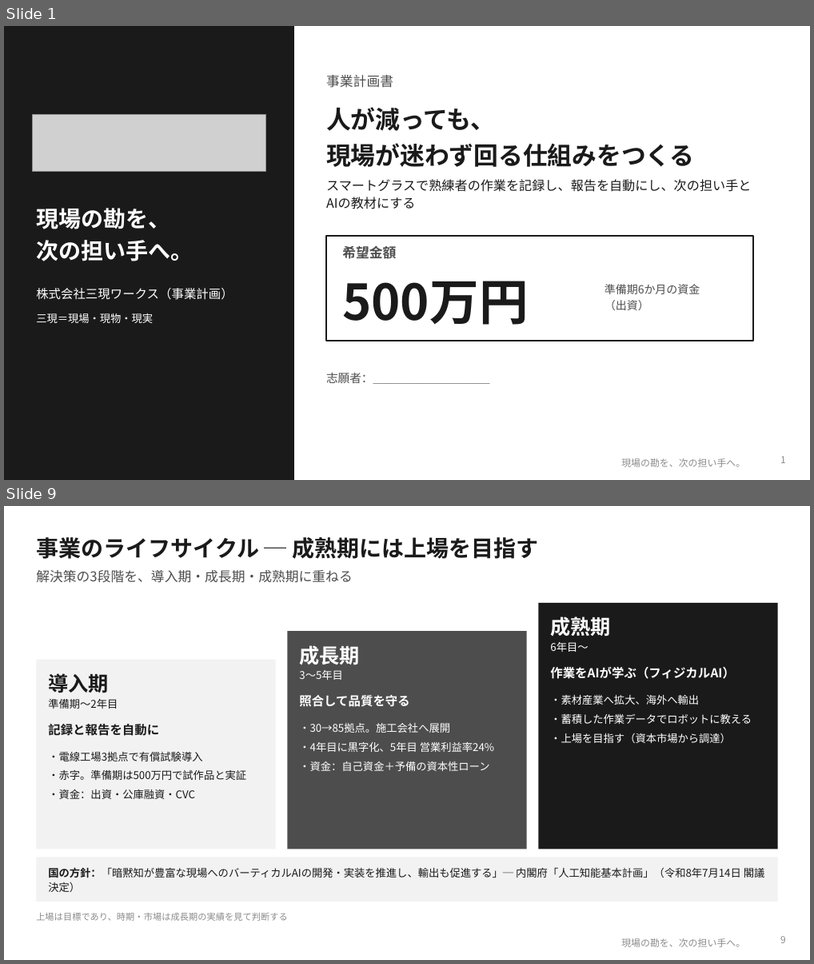
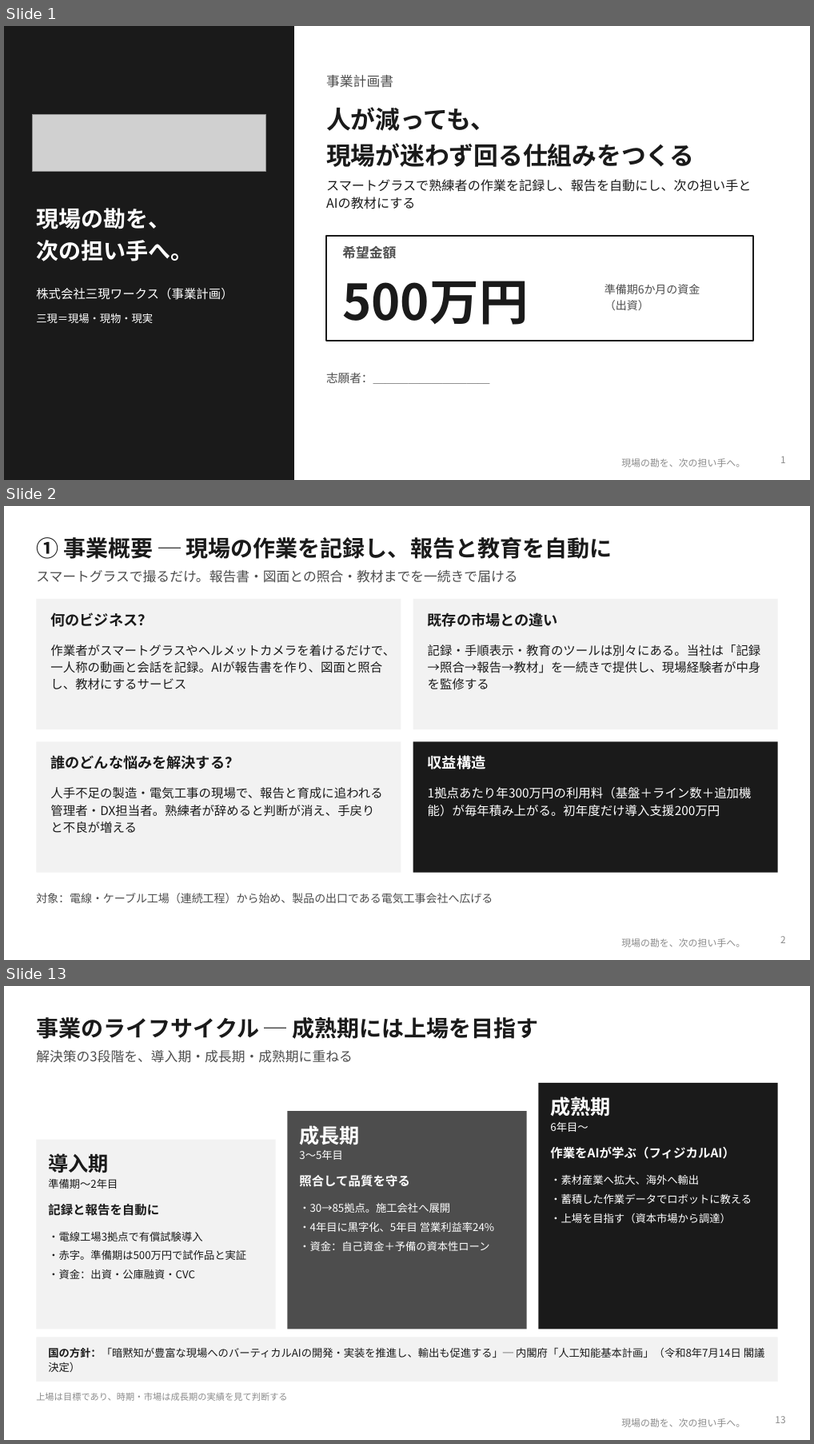
Before and after one commit to SEITOSHIKI/-ai-commute-audio-, a slide deck: deck/令和の虎_事業計画書_三現ワークス.pptx. Shown one above the other, each under a label of ours: slides 1 and 9 before the commit, slides 1, 2 and 13 after it; the slides between them are not shown. The pictures are 814x964 and 814x1444 pixels, drawn with LibreOffice and Linux fonts; fonts in the diff are those of the drawing; grey boxes stand for pictures; background and template pictures are left out. Boxes give left, top, right and bottom in pixels: in the first picture for what was removed or moved away, otherwise in the second. Text is boxed around its words. In the diff, an @@ line names an element or a change of style, - is before the commit and + after.

```diff
--- a/deck/令和の虎_事業計画書_三現ワークス.pptx
+++ b/deck/令和の虎_事業計画書_三現ワークス.pptx
@@ slide 2 added at (x1=4, y1=506, x2=810, y2=960), background #FFFFFF; not listed: 1 template element that a slide beside it also shows @@
@@ text added at (x1=36, y1=537, x2=613, y2=559), 20 pt, text #1A1A1A, bold @@
+① 事業概要 ─ 現場の作業を記録し、報告と教育を自動に
@@ text added at (x1=36, y1=570, x2=518, y2=583), 12 pt, text #4D4D4D @@
+スマートグラスで撮るだけ。報告書・図面との照合・教材までを一続きで届ける
@@ rectangle added at (x1=36, y1=599, x2=402, y2=729), fill #F2F2F2 @@
@@ rectangle added at (x1=414, y1=599, x2=779, y2=729), fill #F2F2F2 @@
@@ text added at (x1=50, y1=612, x2=152, y2=627), 13 pt, text #1A1A1A, bold @@
+何のビジネス？
@@ text added at (x1=428, y1=612, x2=558, y2=627), 13 pt, text #1A1A1A, bold @@
+既存の市場との違い
@@ text added at (x1=50, y1=644, x2=395, y2=690), 11 pt, text #1A1A1A @@
+作業者がスマートグラスやヘルメットカメラを着けるだけで、一人称の動画と会話を記録。AIが報告書を作り、図面と照合し、教材にするサービス
@@ text added at (x1=428, y1=644, x2=762, y2=690), 11 pt, text #1A1A1A @@
+記録・手順表示・教育のツールは別々にある。当社は「記録→照合→報告→教材」を一続きで提供し、現場経験者が中身を監修する
@@ rectangle added at (x1=36, y1=741, x2=402, y2=872), fill #F2F2F2 @@
@@ rectangle added at (x1=414, y1=741, x2=779, y2=872), fill #1A1A1A @@
@@ text added at (x1=50, y1=755, x2=239, y2=769), 13 pt, text #1A1A1A, bold @@
+誰のどんな悩みを解決する？
@@ text added at (x1=428, y1=755, x2=486, y2=769), 13 pt, text #FFFFFF, bold @@
+収益構造
@@ text added at (x1=50, y1=787, x2=382, y2=833), 11 pt, text #1A1A1A @@
+人手不足の製造・電気工事の現場で、報告と育成に追われる管理者・DX担当者。熟練者が辞めると判断が消え、手戻りと不良が増える
@@ text added at (x1=428, y1=787, x2=752, y2=816), 11 pt, text #FFFFFF @@
+1拠点あたり年300万円の利用料（基盤＋ライン数＋追加機能）が毎年積み上がる。初年度だけ導入支援200万円
@@ text added at (x1=36, y1=892, x2=493, y2=903), 10 pt, text #4D4D4D @@
+対象：電線・ケーブル工場（連続工程）から始め、製品の出口である電気工事会社へ広げる
@@ page number added at (x1=781, y1=936, x2=786, y2=943), 8.5 pt, text #8C8C8C @@
+2
@@ what was slide 9 is now slide 13 @@
@@ page number at (x1=775, y1=1416, x2=786, y2=1423): text changed @@
-9
+13
```
Also in this commit, not shown: 5 slides changed, 5 other slides added, 3 slides removed, 4 other files.
